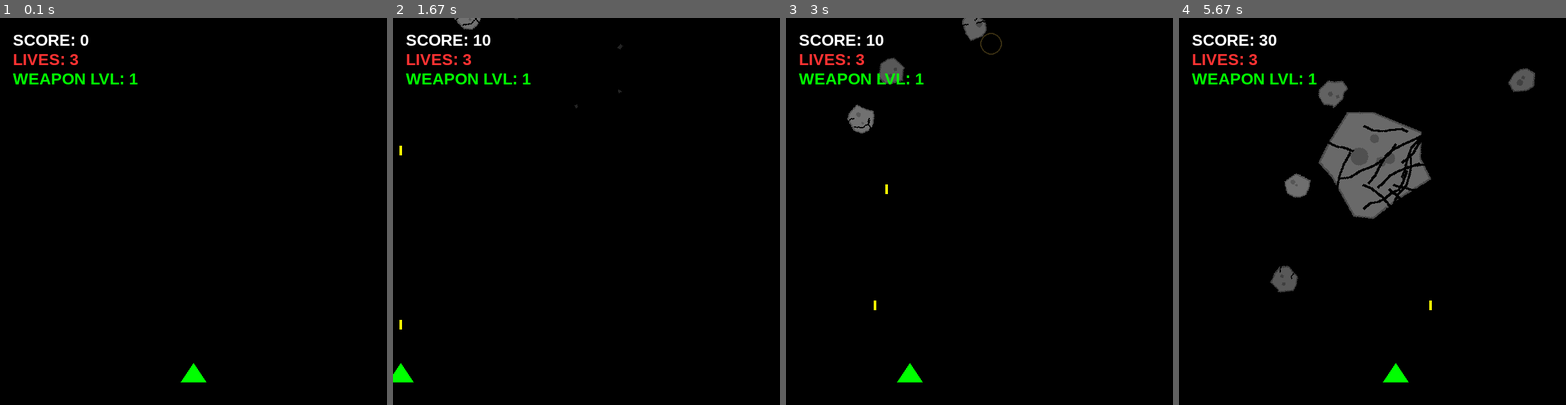
Above: before the commit, frames 1-4 (left to right).
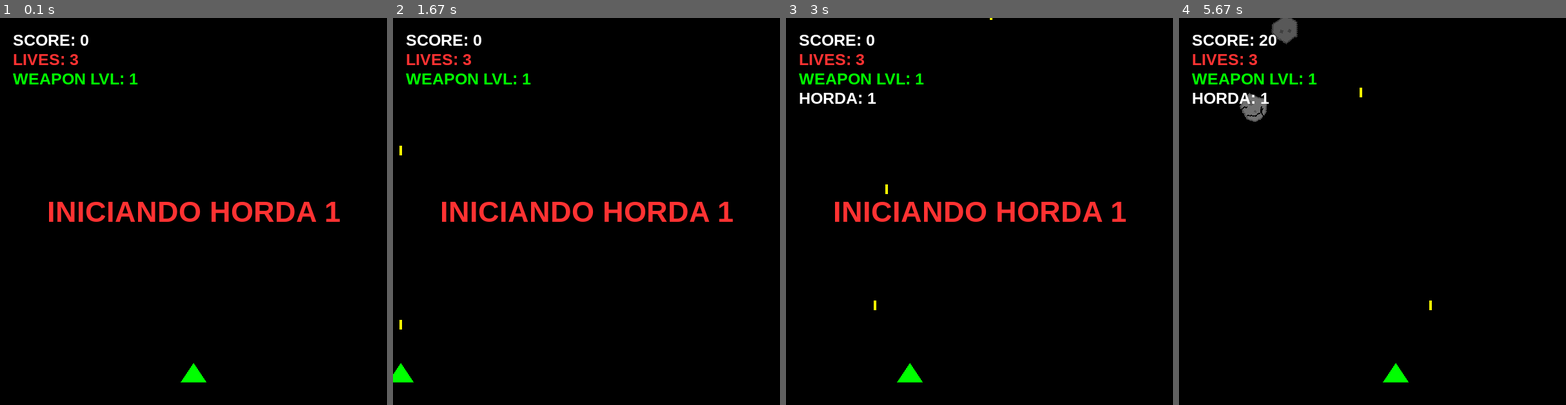
Above: after the commit, the same moments.

Repository: Farae1/pygame
Game: pygame game, started from main.py
The game is run twice, just before and just after one commit, with the same random seed, the same clock (stepped at 60 frames per second) and the same inputs.
Inputs:
- Up to frame 1 (0.1 s): no input
- Up to frame 2 (1.67 s): tap Space at 0.33, 0.73, 1.03, 1.3, 1.6 s; hold Left 0.67-1.2 s; hold Left 1.23-1.63 s
- Up to frame 3 (3 s): hold Right 1.67-2.3 s; tap Space at 1.73, 2.03, 2.4, 2.7, 2.9 s; hold Left 2.33-2.8 s; hold Right from 2.83 s (still down)
- Up to frame 4 (5.67 s): tap Space at 3.2, 3.4, 3.7, 3.9, 4.2, 4.47, 4.77, 4.9, 5.2, 5.57 s; release Right at 3.3 s; hold Right 3.33-3.8 s; hold Left 3.83-4.37 s; hold Left 4.4-4.8 s; hold Right 4.83-5.47 s; hold Left from 5.5 s (still down)

The runs differ from the first frame. In frame 1, 1.9% of the frame differs, in the area x 12-88%, y 47-53%; in frame 2, 2.1%; in frame 3, 3.2%; in frame 4, 6.8%, in the area x 3-92%, y 0-71%.

Commit message:
feat: pra deixar o jogo infinito adicionando hordas e aumentando a dificuldade de forma logarímitca.

Diff:
--- a/main.py
+++ b/main.py
@@ -1,7 +1,9 @@
+import math
 import random
 
 import pygame
 
+from src.core.constants import PONTOS_POR_METEORO_ESPECIAL, PONTOS_POR_METEORO_NORMAL
 from src.core.constants import (
     LARGURA, ALTURA,
     PRETO, BRANCO, VERDE, VERMELHO,
@@ -19,6 +21,22 @@
 fonte_placar = pygame.font.SysFont("Arial", 25, bold=True)
 fonte_grande = pygame.font.SysFont("Arial", 60, bold=True)
 fonte_media = pygame.font.SysFont("Arial", 35, bold=True)
+fonte_horda = pygame.font.SysFont("Arial", 45, bold=True)
+
+HORDAS_POR_BOSS = 3
+
+
+def duracao_horda(n):
+    return int(500 * (1 + 0.5 * math.log(n)))
+
+
+def intervalo_spawn(horda):
+    return max(300, int(1000 / (1 + 0.4 * math.log(horda))))
+
+
+def hp_boss(ciclo):
+    return int(600 + 300 * math.log(ciclo + 1)) if ciclo > 0 else 600
+
 
 todos_sprites = pygame.sprite.Group()
 grupo_inimigos = pygame.sprite.Group()
@@ -28,23 +46,40 @@
 pontos = 0
 vidas = 3
 fase_boss = False
-vitoria = False
 game_over = False
 chefao = None
 
-
-def get_pontos():
-    return pontos
+horda_atual = 0
+proxima_horda = 1
+pontos_inicio_horda = 0
+pausa_ate = 0
+mensagem_horda = ""
+mensagem_ate = 0
+ciclo_boss = 0
+pontos_arma = 0
+
+
+def get_horda():
+    return max(1, horda_atual)
 
 
 def resetar_jogo():
-    global pontos, vidas, fase_boss, vitoria, game_over, player, chefao
+    global pontos, vidas, fase_boss, game_over, player, chefao
+    global horda_atual, proxima_horda, pontos_inicio_horda
+    global pausa_ate, mensagem_horda, mensagem_ate, ciclo_boss, pontos_arma
     pontos = 0
     vidas = 3
     fase_boss = False
-    vitoria = False
     game_over = False
     chefao = None
+    horda_atual = 0
+    proxima_horda = 1
+    pontos_inicio_horda = 0
+    pausa_ate = 0
+    mensagem_horda = ""
+    mensagem_ate = 0
+    ciclo_boss = 0
+    pontos_arma = 0
     todos_sprites.empty()
     grupo_inimigos.empty()
     grupo_tiros.empty()
@@ -57,7 +92,7 @@
 todos_sprites.add(player)
 
 SPAWN_TIMER = pygame.USEREVENT + 1
-pygame.time.set_timer(SPAWN_TIMER, 600)
+pygame.time.set_timer(SPAWN_TIMER, 1000)
 
 ultimo_tiro = 0
 COOLDOWN_TIRO = 180
@@ -65,53 +100,70 @@
 rodando = True
 while rodando:
     clock.tick(60)
+    agora = pygame.time.get_ticks()
+
     for evento in pygame.event.get():
         if evento.type == pygame.QUIT:
             rodando = False
 
-        if (vitoria or game_over) and evento.type == pygame.KEYDOWN:
+        if game_over and evento.type == pygame.KEYDOWN:
             if evento.key == pygame.K_r:
                 resetar_jogo()
 
-        if not vitoria and not game_over:
-            if evento.type == SPAWN_TIMER and not fase_boss:
+        if not game_over:
+            if evento.type == SPAWN_TIMER and not fase_boss and horda_atual > 0 and pausa_ate == 0:
                 sorteio = random.random()
-                hp_v = 2
-                hp_e = 12
-                if pontos < 1000:
-                    if sorteio < 0.10:
-                        novo = MeteoroEspecial(hp_e, get_pontos)
-                    else:
-                        novo = MeteoroNormal(hp_v, get_pontos)
+                hp_v = 2 + int(0.5 * math.log(horda_atual + 1))
+                hp_e = 12 + int(3 * math.log(horda_atual + 1))
+                prob_especial = min(0.55, 0.05 + 0.08 * math.log(horda_atual + 1))
+                if sorteio < prob_especial:
+                    novo = MeteoroEspecial(hp_e, get_horda)
                 else:
-                    if sorteio < 0.60:
-                        novo = MeteoroEspecial(hp_e, get_pontos)
-                    else:
-                        novo = MeteoroNormal(hp_v, get_pontos)
+                    novo = MeteoroNormal(hp_v, get_horda)
                 todos_sprites.add(novo)
                 grupo_inimigos.add(novo)
 
-    if not vitoria and not game_over:
-        agora = pygame.time.get_ticks()
+    if not game_over:
+        # Shooting
         if pygame.key.get_pressed()[pygame.K_SPACE] and agora - ultimo_tiro >= COOLDOWN_TIRO:
             ultimo_tiro = agora
-            num = (pontos // 500) + 1
-            dano_at = 2 if pontos >= 1000 else 1
-            esc_at = 1 + (0.5 * (min(pontos, 900) // 300))
+            num = (pontos_arma // 500) + 1
+            dano_at = 2 if pontos_arma >= 1000 else 1
+            esc_at = 1 + (0.5 * (min(pontos_arma, 900) // 300))
             for i in range(num):
                 off = (i - (num - 1) / 2) * 20
                 t = Tiro(player.rect.centerx + off, player.rect.top, dano_at, esc_at)
                 todos_sprites.add(t)
                 grupo_tiros.add(t)
 
-    if not vitoria and not game_over:
-        if pontos >= 1500 and not fase_boss:
-            fase_boss = True
-            for i in grupo_inimigos:
-                i.kill()
-            chefao = Boss(todos_sprites, grupo_tiros_inimigos)
-            todos_sprites.add(chefao)
-            grupo_inimigos.add(chefao)
+    if not game_over:
+        if not fase_boss:
+            horda_completa = (horda_atual == 0) or (pontos >= pontos_inicio_horda + duracao_horda(horda_atual))
+            if horda_completa and pausa_ate == 0:
+                if horda_atual > 0 and horda_atual % HORDAS_POR_BOSS == 0:
+                    fase_boss = True
+
+                    for s in grupo_inimigos:
+                        s.kill()
+
+                    chefao = Boss(todos_sprites, grupo_tiros_inimigos, hp_boss(ciclo_boss))
+                    todos_sprites.add(chefao)
+                    grupo_inimigos.add(chefao)
+
+                else:
+
+                    pausa_ate = agora + 2000
+                    mensagem_horda = f"INICIANDO HORDA {proxima_horda}"
+
+                    mensagem_ate = agora + 4000
+
+
+            if pausa_ate > 0 and agora >= pausa_ate:
+                pausa_ate = 0
+                horda_atual = proxima_horda
+                proxima_horda += 1
+                pontos_inicio_horda = pontos
+                pygame.time.set_timer(SPAWN_TIMER, intervalo_spawn(horda_atual))
 
         todos_sprites.update()
 
@@ -122,7 +174,12 @@
                 inimigo.vida -= total_dano
                 if inimigo.vida <= 0:
                     inimigo.kill()
-                    vitoria = True
+                    fase_boss = False
+                    ciclo_boss += 1
+                    pontos_arma = 0
+                    pausa_ate = agora + 2000
+                    mensagem_horda = f"INICIANDO HORDA {proxima_horda}"
+                    mensagem_ate = agora + 4000
             else:
                 inimigo.vida -= total_dano
                 if isinstance(inimigo, (MeteoroNormal, MeteoroEspecial)):
@@ -133,8 +190,14 @@
                         for _ in range(random.randint(4, 7)):
                             f = FragmentoMeteoro(inimigo.rect.centerx, inimigo.rect.centery, inimigo.tom)
                             todos_sprites.add(f)
-                    pontos += 50 if isinstance(inimigo, MeteoroEspecial) else 10
+
+                    ganho = PONTOS_POR_METEORO_ESPECIAL if isinstance(inimigo, MeteoroEspecial) else PONTOS_POR_METEORO_NORMAL
+
+                    pontos += ganho
+
+                    pontos_arma += ganho
                     inimigo.kill()
+
                 elif isinstance(inimigo, (MeteoroNormal, MeteoroEspecial)):
                     inimigo.atualizar_visual()
 
@@ -152,31 +215,37 @@
                     game_over = True
                 else:
                     player.invencivel = True
-                    player.tempo_invencivel = pygame.time.get_ticks() + 5000
+                    player.tempo_invencivel = agora + 5000
 
     tela.preencher(PRETO)
-    if not vitoria and not game_over:
+    if not game_over:
         tela.desenhar(todos_sprites)
         tela.blit(fonte_placar.render(f"SCORE: {pontos}", True, BRANCO), (20, 20))
         tela.blit(fonte_placar.render(f"LIVES: {vidas}", True, VERMELHO), (20, 50))
-        tela.blit(fonte_placar.render(f"WEAPON LVL: {(pontos // 500) + 1}", True, VERDE), (20, 80))
+        tela.blit(fonte_placar.render(f"WEAPON LVL: {(pontos_arma // 500) + 1}", True, VERDE), (20, 80))
+        if horda_atual > 0:
+            label = f"BOSS {ciclo_boss + 1}" if fase_boss else f"HORDA: {horda_atual}"
+            tela.blit(fonte_placar.render(label, True, BRANCO), (20, 110))
+
         if fase_boss and chefao is not None and chefao.alive():
-            pygame.draw.rect(tela.surface, VERMELHO, (LARGURA / 2 - 100, 20, 200, 20))
-            pygame.draw.rect(tela.surface, VERDE, (LARGURA / 2 - 100, 20, max(0, chefao.vida // 3), 20))
-
-    elif vitoria:
-        txt_v = fonte_grande.render("YOU WIN!", True, VERDE)
-        txt_r = fonte_media.render("Press R to Restart", True, BRANCO)
-        tela.blit(txt_v, (LARGURA // 2 - 130, ALTURA // 2 - 50))
-        tela.blit(txt_r, (LARGURA // 2 - 135, ALTURA // 2 + 30))
-
-    elif game_over:
+            barra_w = 200
+            vida_w = int(barra_w * chefao.vida / chefao.vida_max)
+            pygame.draw.rect(tela.surface, VERMELHO, (LARGURA // 2 - 100, 20, barra_w, 20))
+            pygame.draw.rect(tela.surface, VERDE, (LARGURA // 2 - 100, 20, max(0, vida_w), 20))
+
+        if mensagem_horda and agora < mensagem_ate:
+            txt = fonte_horda.render(mensagem_horda, True, VERMELHO)
+            tela.blit(txt, (LARGURA // 2 - txt.get_width() // 2, ALTURA // 2 - txt.get_height() // 2))
+
+    else:
         txt_g = fonte_grande.render("GAME OVER", True, VERMELHO)
-        txt_s = fonte_media.render(f"FINAL SCORE: {pontos}", True, BRANCO)
-        txt_r = fonte_media.render("Press R to Restart", True, BRANCO)
-        tela.blit(txt_g, (LARGURA // 2 - 160, ALTURA // 2 - 80))
-        tela.blit(txt_s, (LARGURA // 2 - 110, ALTURA // 2))
-        tela.blit(txt_r, (LARGURA // 2 - 135, ALTURA // 2 + 60))
+        txt_s = fonte_media.render(f"SCORE: {pontos}", True, BRANCO)
+        txt_h = fonte_media.render(f"HORDA: {horda_atual}", True, BRANCO)
+        txt_r = fonte_media.render("R - Reiniciar", True, BRANCO)
+        tela.blit(txt_g, (LARGURA // 2 - txt_g.get_width() // 2, ALTURA // 2 - 100))
+        tela.blit(txt_s, (LARGURA // 2 - txt_s.get_width() // 2, ALTURA // 2 - 20))
+        tela.blit(txt_h, (LARGURA // 2 - txt_h.get_width() // 2, ALTURA // 2 + 30))
+        tela.blit(txt_r, (LARGURA // 2 - txt_r.get_width() // 2, ALTURA // 2 + 80))
 
     tela.atualizar()
 
--- a/src/components/inimigos.py
+++ b/src/components/inimigos.py
@@ -9,10 +9,10 @@
 
 
 class MeteoroNormal(Sprite):
-    def __init__(self, hp, get_pontos):
+    def __init__(self, hp, get_horda):
         super().__init__()
         self.vida = hp
-        self._get_pontos = get_pontos
+        self._get_horda = get_horda
         self._image_normal = self._gerar_imagem()
         self._image_rachado = self._image_normal.copy()
         self._image_base = self._image_normal
@@ -58,8 +58,7 @@
 
     def reset_pos(self):
         self.rect = self._image_normal.get_rect(center=(random.randint(25, LARGURA - 25), -60))
-        bonus_vel = (self._get_pontos() // 200) * 0.8
-        self.vel_y = random.uniform(1.5, 2.8) + bonus_vel
+        self.vel_y = random.uniform(1.5, 2.8) + (self._get_horda() - 1) * 0.5
 
     def update(self):
         self.rect.y += self.vel_y
@@ -131,10 +130,10 @@
 
 
 class MeteoroEspecial(Sprite):
-    def __init__(self, hp, get_pontos):
+    def __init__(self, hp, get_horda):
         super().__init__()
         self.vida = hp
-        self._get_pontos = get_pontos
+        self._get_horda = get_horda
         self._image_normal = self._gerar_imagem()
         self._image_rachado = self._image_normal.copy()
         self._image_base = self._image_normal
@@ -180,8 +179,7 @@
 
     def reset_pos(self):
         self.rect = self._image_normal.get_rect(center=(random.randint(100, LARGURA - 100), -150))
-        bonus_vel = (self._get_pontos() // 200) * 1.2
-        self.vel_y = random.uniform(2.25, 4.2) + bonus_vel
+        self.vel_y = random.uniform(2.25, 4.2) + (self._get_horda() - 1) * 0.75
 
     def update(self):
         self.rect.y += self.vel_y
@@ -193,9 +191,10 @@
 
 
 class Boss(Sprite):
-    def __init__(self, todos, grupo_tiros_inimigos):
-        super().__init__()
-        self.vida = 600
+    def __init__(self, todos, grupo_tiros_inimigos, vida=600):
+        super().__init__()
+        self.vida = vida
+        self.vida_max = vida
         self.image_base = pygame.Surface((150, 80), pygame.SRCALPHA)
         pygame.draw.rect(self.image_base, ROXO, (0, 0, 150, 80), border_radius=15)
         pygame.draw.rect(self.image_base, AMARELO, (40, 20, 70, 40), border_radius=5)
--- a/src/core/constants.py
+++ b/src/core/constants.py
@@ -8,3 +8,6 @@
 ROXO = (150, 0, 255)
 AMARELO = (255, 255, 0)
 CINZA = (100, 100, 100)
+
+PONTOS_POR_METEORO_NORMAL = 20
+PONTOS_POR_METEORO_ESPECIAL = 70
